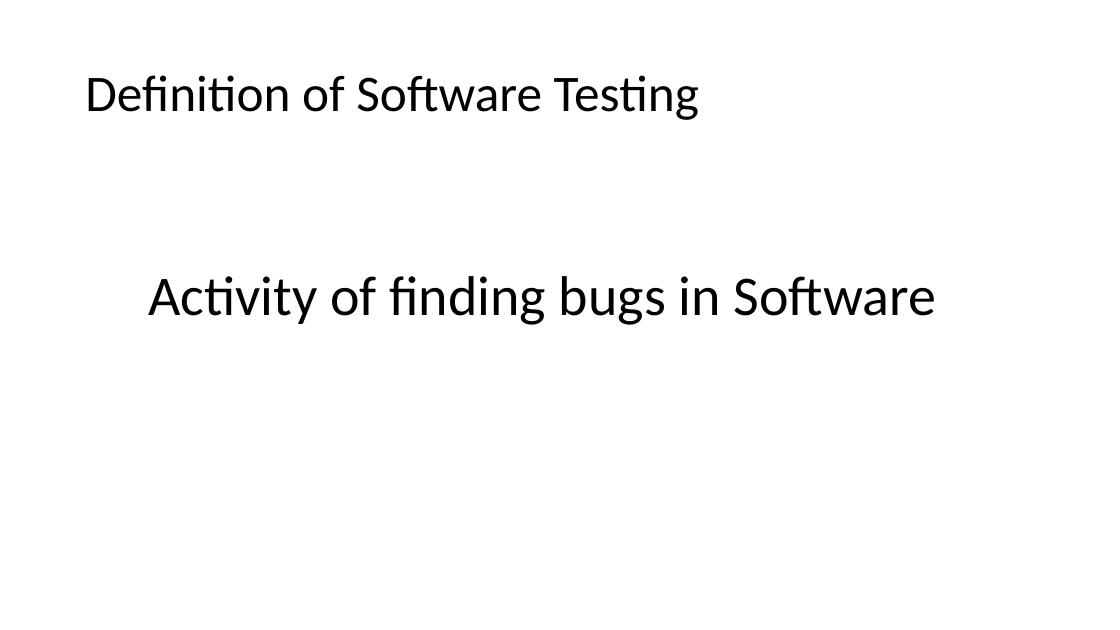
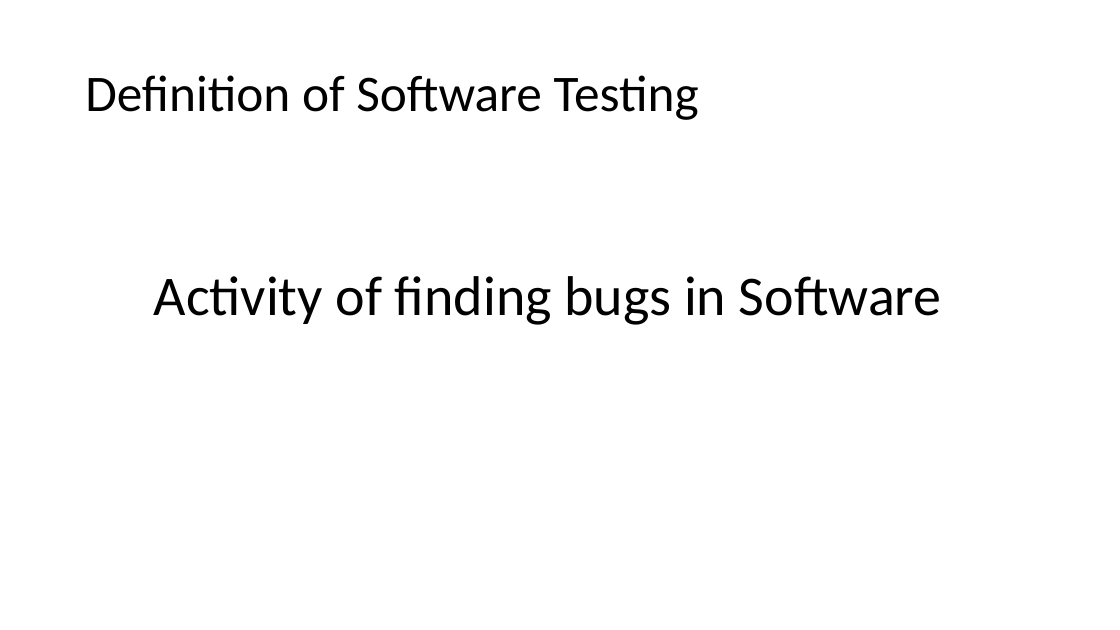
Before and after one commit to damorim/testing-cin-minicourse, a slide deck: slide 2 of testing-minicourse.pptx. Drawn at 1120x630 pixels with LibreOffice and Linux fonts; fonts in the diff are those of the drawing. Boxes give left, top, right and bottom in pixels: in the first picture for what was removed or moved away, otherwise in the second. Text is boxed around its words. In the diff, an @@ line names an element or a change of style, - is before the commit and + after.

```diff
--- a/testing-minicourse.pptx
+++ b/testing-minicourse.pptx
@@ text "Activity of finding bugs in ...": place and size @@
-text "Activity of finding bugs in ..." at <box>148,276,935,325</box>
+text "Activity of finding bugs in ..." at <box>154,276,941,325</box>
```
Also in this commit, not shown: 6 other slides changed, 24 slides added.
